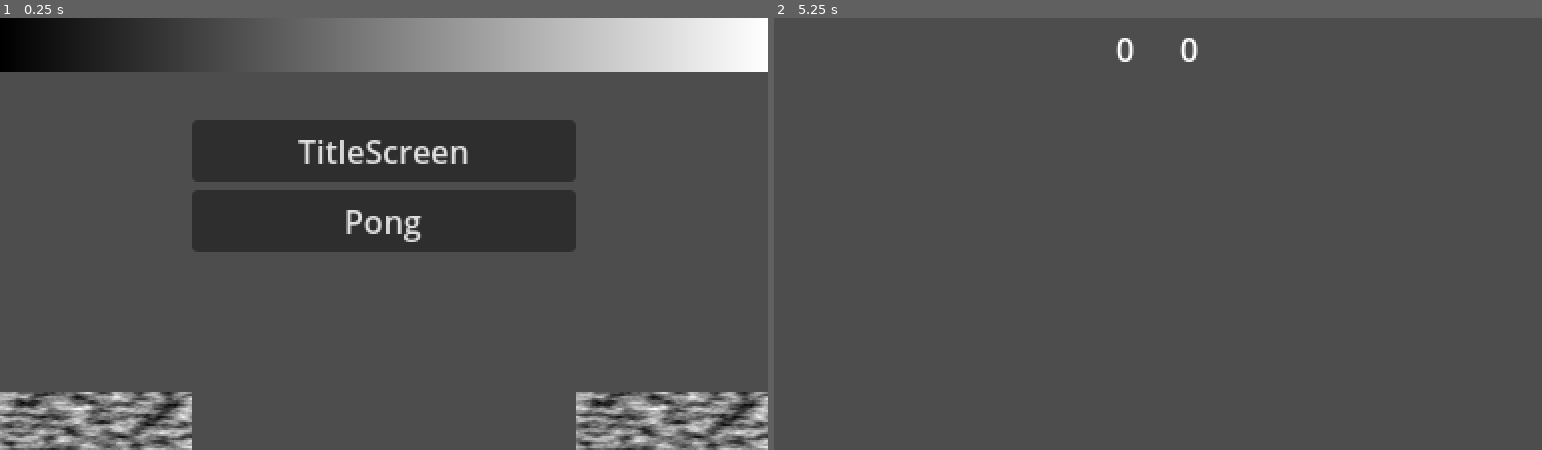
Above: before the commit, frames 1-2 (left to right).
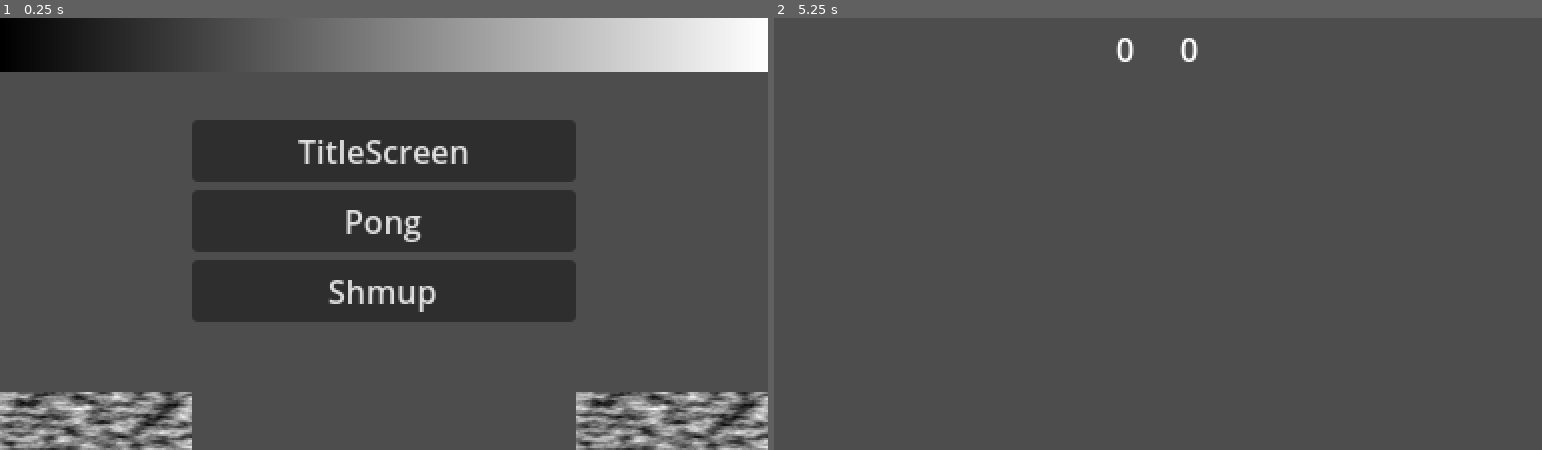
Above: after the commit, the same moments.

Repository: iirlas/acerola-jam-0
Game: Godot game, scene res://title_screen/title_screen.tscn
The game is run twice, just before and just after one commit, with the same random seed, the same clock (stepped at 60 frames per second) and the same inputs. The project has no main scene, so this scene is started directly.
Inputs (mouse positions are in pixels of both pictures, inside the frame that each line leads up to):
- Up to frame 1 (0.25 s): no input
- Up to frame 2 (5.25 s): click (866, 419) at 0.52 s; click (1449, 419) at 1.27 s; click (866, 419) at 2.02 s; click (1449, 419) at 2.77 s; click (1449, 419) at 3.52 s; click "TitleScreen" at 4.25 s; click "Pong" at 5 s

The runs differ from the first frame. In frame 1, 7.1% of the frame differs, in the area x 25-75%, y 56-71%; in frame 2, nothing differs.

Commit message:
Added Page prev and next buttons to level select

Diff:
--- a/scene_manager/scene_manager.tscn
+++ b/scene_manager/scene_manager.tscn
@@ -1,9 +1,10 @@
-[gd_scene load_steps=4 format=3 uid="uid://cr2j76p1cx5ha"]
+[gd_scene load_steps=5 format=3 uid="uid://cr2j76p1cx5ha"]
 
 [ext_resource type="Script" path="res://scene_manager/scene_manager.gd" id="1_hxam3"]
 [ext_resource type="PackedScene" uid="uid://mnt4k7yyxmbm" path="res://title_screen/title_screen.tscn" id="2_myo37"]
 [ext_resource type="PackedScene" uid="uid://c24mbbj6d6v62" path="res://pong/pong.tscn" id="3_qhegf"]
+[ext_resource type="PackedScene" uid="uid://dshewc6y1bq54" path="res://shmup/shmup.tscn" id="5_6rmr2"]
 
 [node name="SceneManager" type="Node"]
 script = ExtResource("1_hxam3")
-scenes = [ExtResource("2_myo37"), ExtResource("3_qhegf")]
+scenes = [ExtResource("2_myo37"), ExtResource("3_qhegf"), ExtResource("5_6rmr2")]
--- a/title_screen/level_select.gd
+++ b/title_screen/level_select.gd
@@ -1,6 +1,6 @@
 extends Control
 
-@export var page_offset := 0
+@export var level_offset := 0
 var current_page := 0
 var is_dirty: bool
 
@@ -16,11 +16,11 @@
 func _process(delta):
 	if not is_dirty:
 		return
-	var level_count: int = SceneManager.scenes.size() - page_offset
+	var level_count: int = SceneManager.scenes.size() - level_offset
 	var button_count := $GridContainer.get_child_count()
 	for i in button_count:
 		var button := $GridContainer.get_child(i) as Button
-		var level_index := i + current_page * button_count + page_offset
+		var level_index := i + current_page * button_count + level_offset
 		for connection in button.pressed.get_connections():
 			button.pressed.disconnect(connection['callable'])
 		if level_index < SceneManager.scenes.size():
@@ -30,3 +30,16 @@
 		else:
 			button.visible = false
 	is_dirty = false
+
+
+func _on_button_next_page_pressed():
+	var pages: float = (SceneManager.scenes.size() - level_offset) / float($GridContainer.get_child_count())
+	if (current_page + 1) < pages:
+		current_page += 1
+		is_dirty = true
+
+
+func _on_button_prev_page_pressed():
+	if current_page > 0:
+		current_page -= 1
+		is_dirty = true
--- a/title_screen/title_screen.tscn
+++ b/title_screen/title_screen.tscn
@@ -66,21 +66,24 @@
 layout_mode = 2
 text = "Placeholder"
 
-[node name="TextureButtonLeft" type="TextureButton" parent="LevelSelect"]
+[node name="ButtonNextPage" type="TextureButton" parent="LevelSelect"]
 layout_mode = 0
+offset_left = 288.0
 offset_top = 160.0
-offset_right = 96.0
+offset_right = 384.0
 offset_bottom = 189.0
 texture_normal = SubResource("NoiseTexture2D_yqjr5")
 ignore_texture_size = true
 stretch_mode = 0
 
-[node name="TextureButtonRight" type="TextureButton" parent="LevelSelect"]
+[node name="ButtonPrevPage" type="TextureButton" parent="LevelSelect"]
 layout_mode = 0
-offset_left = 288.0
 offset_top = 160.0
-offset_right = 384.0
+offset_right = 96.0
 offset_bottom = 189.0
 texture_normal = SubResource("NoiseTexture2D_fkty0")
 ignore_texture_size = true
 stretch_mode = 0
+
+[connection signal="pressed" from="LevelSelect/ButtonNextPage" to="LevelSelect" method="_on_button_next_page_pressed"]
+[connection signal="pressed" from="LevelSelect/ButtonPrevPage" to="LevelSelect" method="_on_button_prev_page_pressed"]
